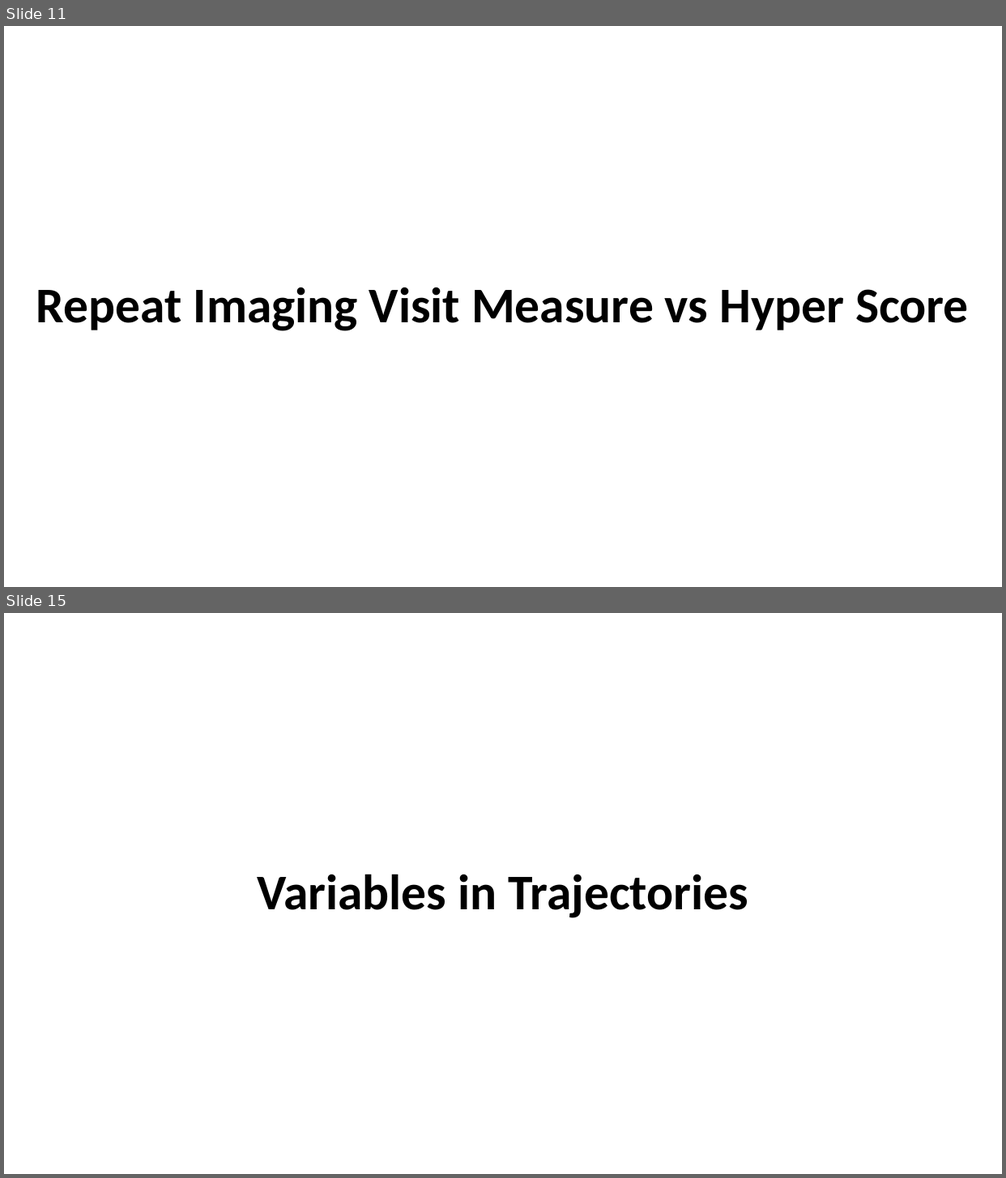
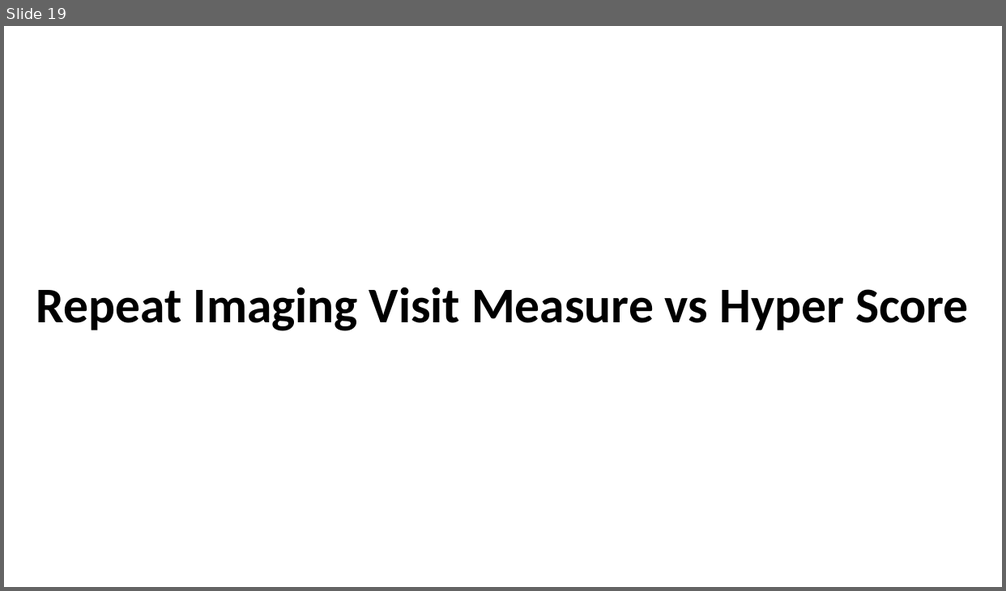
Before and after one commit to zhaohanxiong/OxfordCVM, a slide deck: resources/job_results2.pptx. Shown one above the other, each under a label of ours: slides 11 and 15 before the commit, slide 19 after it; the slides between them are not shown. The pictures are 1006x1178 and 1006x591 pixels, drawn with LibreOffice and Linux fonts; fonts in the diff are those of the drawing. Boxes give left, top, right and bottom in pixels: in the first picture for what was removed or moved away, otherwise in the second. Text is boxed around its words. In the diff, an @@ line names an element or a change of style, - is before the commit and + after.

```diff
--- a/resources/job_results2.pptx
+++ b/resources/job_results2.pptx
@@ slide 15 removed at (4, 613, 1002, 1174), background #FFFFFF @@
@@ text removed at (257, 874, 748, 918) @@
-Variables in Trajectories
@@ what was slide 11 is now slide 19 @@
```
Also in this commit, not shown: 1 slide changed, 15 slides added, 3 other slides removed.
